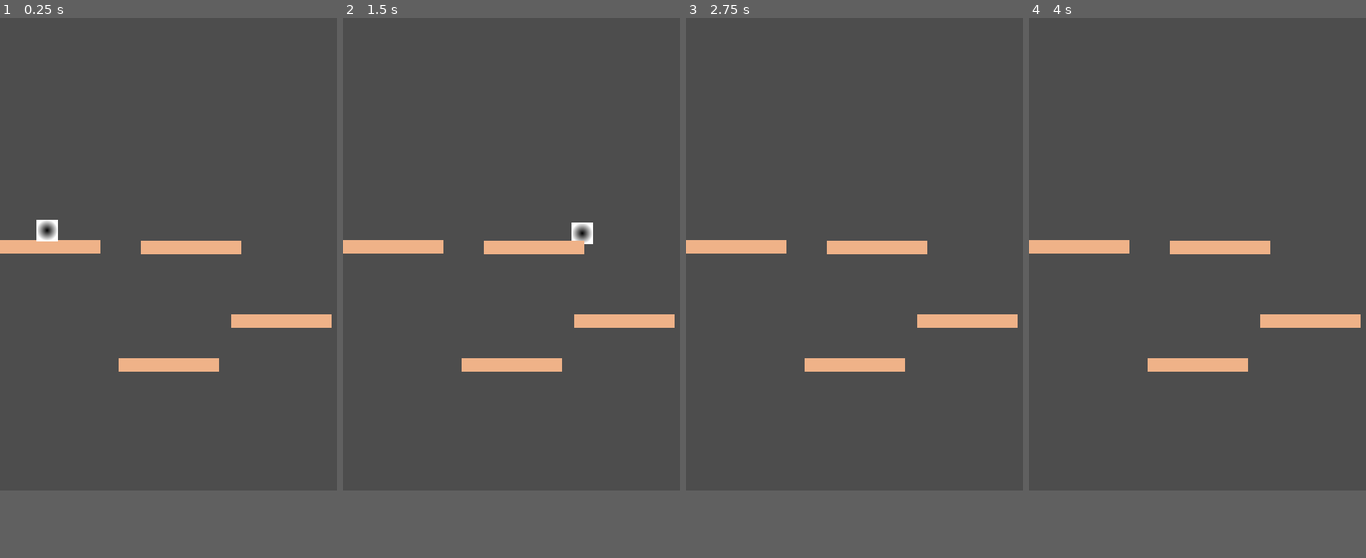
Above: before the commit, frames 1-4 (left to right).
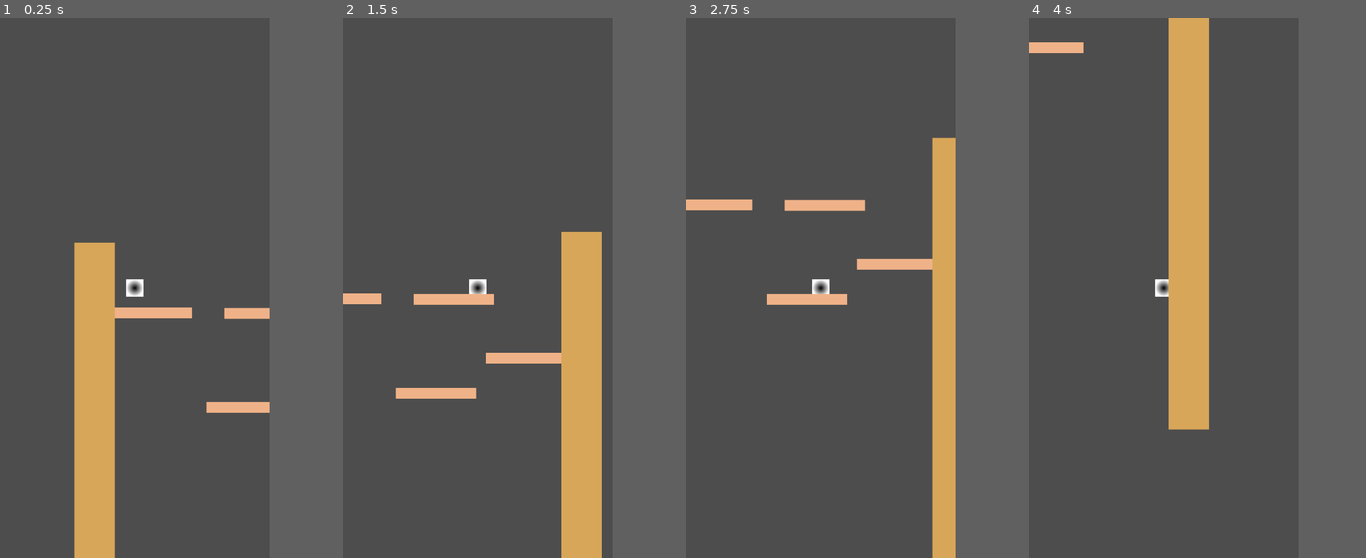
Above: after the commit, the same moments.

Repository: NicklasMiller/bubblegame
Game: Godot game, scene res://main.tscn
Two runs of this game, one before a commit and one after it. Both use one fixed random seed, a clock stepped at 60 frames per second and the inputs below.
Inputs:
- Up to frame 1 (0.25 s): no input
- Up to frame 2 (1.5 s): tap Enter (ui_accept) at 0.5, 0.77 s; hold Right (ui_right) from 0.53 s (still down)
- Up to frame 3 (2.75 s): tap Enter (ui_accept) at 1.52 s; release Right (ui_right) at 2.03 s; hold Left (ui_left) from 2.03 s (still down)
- Up to frame 4 (4 s): release Left (ui_left) at 2.78 s; hold Right (ui_right) from 2.78 s (still down); tap Enter (ui_accept) at 3.02, 3.77 s
In our replay, the window is 500x700 before the commit and 400x800 after it. These sizes can differ from the game's own. Grey fills any space a smaller window leaves; there, only what the larger window draws over its background counts as a difference.

The runs differ from the first frame. In frame 1, 11% of the frame differs, in the area x 0-99%, y 37-100%; in frame 2, 11%; in frame 3, 10%; in frame 4, 12%, in the area x 0-99%, y 0-77%.

Commit message:
World Base Will Now Reset Level
World base is placed at bottom for auto reset currently. Should return to menu?

Diff:
--- /dev/null
+++ b/background.gd
@@ -0,0 +1,20 @@
+extends Node2D
+
+
+# Called when the node enters the scene tree for the first time.
+func _ready() -> void:
+	pass # Replace with function body.
+
+
+# Called every frame. 'delta' is the elapsed time since the previous frame.
+func _process(delta: float) -> void:
+	pass
+
+
+func _on_world_base_body_entered(body: Node2D) -> void:
+	print("Body Entered, Game Should Reset")
+	reset_scene()
+
+func reset_scene():
+	var current_scene = get_tree().current_scene
+	get_tree().reload_current_scene()
--- a/background.tscn
+++ /dev/null
@@ -1,3 +0,0 @@
-[gd_scene format=3 uid="uid://cxr6vtfawowmt"]
-
-[node name="Background" type="Node2D"]
--- a/character.gd
+++ b/character.gd
@@ -1,5 +1,6 @@
 extends CharacterBody2D
 
+@onready var base_map := $WorldBase/CollisionShape2D
 
 const SPEED = 300.0
 const JUMP_VELOCITY = -400.0
@@ -22,4 +23,5 @@
 	else:
 		velocity.x = move_toward(velocity.x, 0, SPEED)
 
+
 	move_and_slide()
--- a/character.tscn
+++ b/character.tscn
@@ -22,3 +22,5 @@
 
 [node name="Sprite2D" type="Sprite2D" parent="CollisionShape2D"]
 texture = SubResource("GradientTexture2D_qeduv")
+
+[node name="Camera2D" type="Camera2D" parent="."]
--- a/main.tscn
+++ b/main.tscn
@@ -1,21 +1,29 @@
-[gd_scene load_steps=3 format=3 uid="uid://br1qcxvwj78v2"]
+[gd_scene load_steps=5 format=3 uid="uid://br1qcxvwj78v2"]
 
 [ext_resource type="PackedScene" uid="uid://btew2ipfh2lw5" path="res://character.tscn" id="1_idqdn"]
 [ext_resource type="PackedScene" uid="uid://bksihhto2m3hl" path="res://platform.tscn" id="1_rovgf"]
+[ext_resource type="PackedScene" uid="uid://cxr6vtfawowmt" path="res://sidewalls.tscn" id="3_njy5m"]
+[ext_resource type="PackedScene" uid="uid://dpc14v0tredjf" path="res://world_base.tscn" id="4_16pni"]
 
 [node name="Main" type="Node2D"]
 
 [node name="StaticBody2D" parent="." instance=ExtResource("1_rovgf")]
-position = Vector2(0, 220)
+position = Vector2(3, -8)
 
 [node name="Character" parent="." instance=ExtResource("1_idqdn")]
-position = Vector2(70, 286)
+position = Vector2(46, 36)
 
 [node name="StaticBody2D2" parent="." instance=ExtResource("1_rovgf")]
-position = Vector2(209, 221)
+position = Vector2(212, -7)
 
 [node name="StaticBody2D3" parent="." instance=ExtResource("1_rovgf")]
-position = Vector2(343, 330)
+position = Vector2(346, 102)
 
 [node name="StaticBody2D4" parent="." instance=ExtResource("1_rovgf")]
-position = Vector2(176, 395)
+position = Vector2(179, 167)
+
+[node name="Background" parent="." instance=ExtResource("3_njy5m")]
+position = Vector2(0, -12)
+
+[node name="WorldBase" parent="." instance=ExtResource("4_16pni")]
+position = Vector2(173, 1000)
--- a/project.godot
+++ b/project.godot
@@ -18,4 +18,4 @@
 [display]
 
 window/size/viewport_width=500
-window/size/viewport_height=700
+window/size/viewport_height=1000
--- /dev/null
+++ b/sidewalls.tscn
@@ -0,0 +1,44 @@
+[gd_scene load_steps=4 format=3 uid="uid://cxr6vtfawowmt"]
+
+[ext_resource type="Script" path="res://background.gd" id="1_a4tmk"]
+
+[sub_resource type="RectangleShape2D" id="RectangleShape2D_76etb"]
+size = Vector2(1011, 64)
+
+[sub_resource type="PhysicsMaterial" id="PhysicsMaterial_8tflc"]
+
+[node name="SideWalls" type="Node2D"]
+script = ExtResource("1_a4tmk")
+
+[node name="SideWalls" type="Area2D" parent="."]
+
+[node name="CollisionShape2D" type="StaticBody2D" parent="SideWalls"]
+position = Vector2(-29.625, 496.688)
+rotation = -1.5708
+
+[node name="ColorRect" type="ColorRect" parent="SideWalls/CollisionShape2D"]
+offset_left = -502.0
+offset_top = -36.0
+offset_right = 504.0
+offset_bottom = 39.0
+color = Color(0.848269, 0.648935, 0.349876, 1)
+
+[node name="CollisionShape2D" type="CollisionShape2D" parent="SideWalls/CollisionShape2D"]
+position = Vector2(-2.49997, 6)
+shape = SubResource("RectangleShape2D_76etb")
+
+[node name="CollisionShape2D2" type="StaticBody2D" parent="SideWalls"]
+position = Vector2(525, 503)
+rotation = 1.5708
+physics_material_override = SubResource("PhysicsMaterial_8tflc")
+
+[node name="ColorRect" type="ColorRect" parent="SideWalls/CollisionShape2D2"]
+offset_left = -504.0
+offset_top = -36.0
+offset_right = 502.0
+offset_bottom = 39.0
+color = Color(0.848269, 0.648935, 0.349876, 1)
+
+[node name="CollisionShape2D" type="CollisionShape2D" parent="SideWalls/CollisionShape2D2"]
+position = Vector2(-2.49997, 6)
+shape = SubResource("RectangleShape2D_76etb")
--- /dev/null
+++ b/world_base.gd
@@ -0,0 +1,16 @@
+extends Area2D
+
+
+# Called when the node enters the scene tree for the first time.
+func _ready() -> void:
+	pass # Replace with function body.
+
+
+# Called every frame. 'delta' is the elapsed time since the previous frame.
+func _process(delta: float) -> void:
+	pass
+
+
+func _on_body_entered(body: Node2D) -> void:
+	var current_scene = get_tree().current_scene
+	get_tree().reload_current_scene()
--- /dev/null
+++ b/world_base.tscn
@@ -0,0 +1,14 @@
+[gd_scene load_steps=3 format=3 uid="uid://dpc14v0tredjf"]
+
+[ext_resource type="Script" path="res://world_base.gd" id="1_ofufs"]
+
+[sub_resource type="WorldBoundaryShape2D" id="WorldBoundaryShape2D_tk5vi"]
+distance = -997.0
+
+[node name="WorldBase" type="Area2D"]
+script = ExtResource("1_ofufs")
+
+[node name="CollisionShape2D" type="CollisionShape2D" parent="."]
+shape = SubResource("WorldBoundaryShape2D_tk5vi")
+
+[connection signal="body_entered" from="." to="." method="_on_body_entered"]
